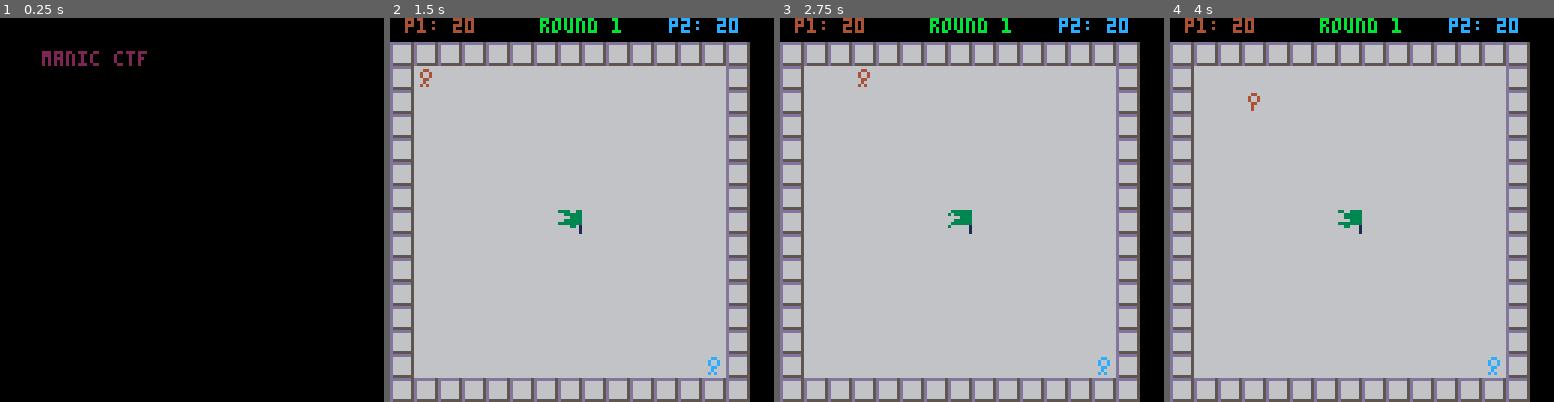
Above: before the commit, frames 1-4 (left to right).
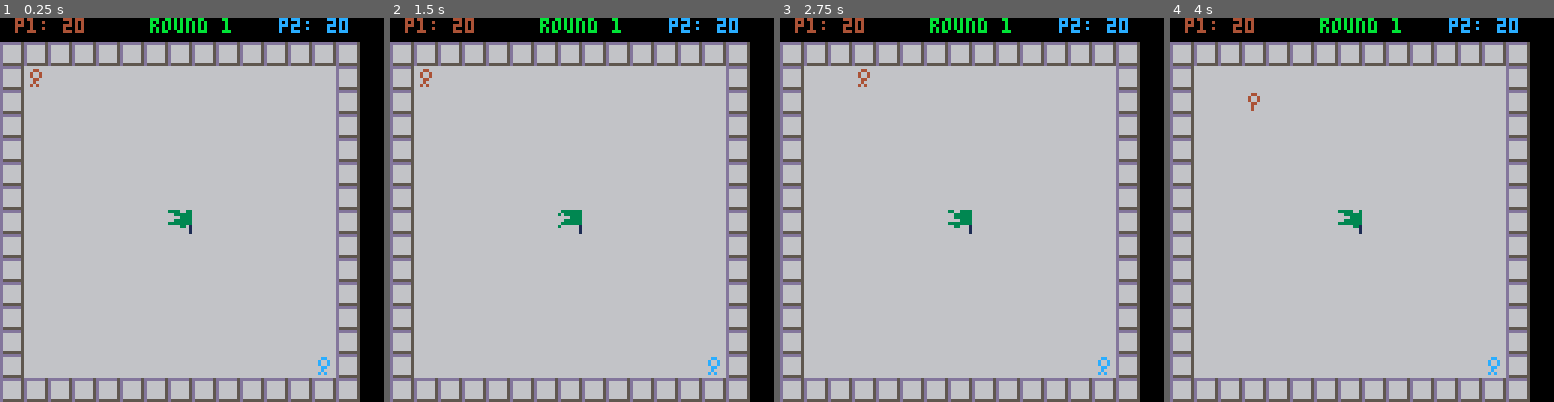
Above: after the commit, the same moments.

Repository: King-Swood/pico-8-fun
Game: PICO-8 cartridge ctf_1.p8
Two runs of this game, one before a commit and one after it. Both use one fixed random seed, a clock stepped at 60 frames per second and the inputs below.
Inputs:
- Up to frame 1 (0.25 s): no input
- Up to frame 2 (1.5 s): tap X (X key) at 0.33, 1.07 s; tap O (Z key) at 0.7 s
- Up to frame 3 (2.75 s): hold Right 1.6-2.1 s; tap O (Z key) at 1.7, 2.1, 2.5 s; tap X (X key) at 1.85 s; hold Up 2.15-2.42 s; hold Right from 2.47 s (still down)
- Up to frame 4 (4 s): tap O (Z key) at 2.9, 3.3, 3.7 s; tap X (X key) at 2.97 s; release Right at 3.03 s; hold Left 3.08-3.58 s; hold Down 3.63-3.97 s

The runs differ from the first frame. In frame 1, 89% of the frame differs, in the area x 0-94%, y 0-100%; in frame 2, less than 0.1%; in frame 3, less than 0.1%; in frame 4, less than 0.1%.

Commit message:
Added "knocking player over" physics
Also tidied up OOP syntax so we now use the : syntactic sugar wherever possible

Diff:
--- a/ctf_1.p8
+++ b/ctf_1.p8
@@ -1,5 +1,5 @@
 pico-8 cartridge // http://www.pico-8.com
-version 16
+version 29
 __lua__
 
 -- todo: add a final winners screen which displays who won, and the state of their win calculated from the difference in times across the rounds.
@@ -16,9 +16,6 @@
 -- todo: rename/name as "manic ctf"
 -- todo: consider pushing into the "incomplete" part of the forum.
 -- todo: add animations to the flag
--- todo: add ability to knock over the opposing player.
---			if neither player has the flag then they both fall over.
---			if one player has the flag then that player falls over and drops it.
 -- todo: add a "starting in 3...2...1" message at the beginning of each round.
 --			the players should only become visible after this, and they should appear in a little cloud so their colour is temporarily masked.
 -- todo: randomise the corner that each player starts in, so they don't just start marching straight toward the flag.
@@ -36,6 +33,8 @@
 --			so instead of moving in any direction, the random variable should hold either: any, up, down, left, or right.
 --			then when we generate the random movement, if the player is randomly moving up, then y definitely decreases by 1, but x could be either -1, +1, or 0.
 
+-- todo: atm the flag starts the new round wherever it was when the previous round finished. Decide whether we want this, or it should reset to middle.
+
 function _init()
 end
 
@@ -58,9 +57,9 @@
 
 game_state =
 {
-	curstate="initial",
+	-- curstate="initial",
 	-- curstate="menu",
-	-- curstate="game",
+	curstate="game",
 	changed=true,
 
 	states=
@@ -116,7 +115,7 @@
 		repeat
 			if self.changed then
 				self.changed=false
-				self.init(self)
+				self:init()
 			end
 			self.states[self.curstate].update(self)
 		until self.changed ~= true
@@ -341,7 +340,7 @@
 				"p1 rotated controller"
 			},
 			onchanged=function(self, button)
-				if self.getcurrentvalueindex(self) == 2 then menu.p1rotated = true else menu.p1rotated = false end
+				if self:getcurrentvalueindex() == 2 then menu.p1rotated = true else menu.p1rotated = false end
 			end
 		},
 		{
@@ -353,8 +352,8 @@
 				"p2 ai"
 			},
 			onchanged=function(self, button)
-				if self.getcurrentvalueindex(self) == 2 then menu.p1rotated = true else menu.p1rotated = false end
-				if self.getcurrentvalueindex(self) == 3 then menu.p2ai = true else menu.p2ai = false end
+				if self:getcurrentvalueindex() == 2 then menu.p1rotated = true else menu.p1rotated = false end
+				if self:getcurrentvalueindex() == 3 then menu.p2ai = true else menu.p2ai = false end
 				debug(menu.p2ai)
 			end
 		},
@@ -370,19 +369,19 @@
 
 	update=function(self)
 		if (btnp(3,0)) then
-			self.changecurrentitem(self,1)
+			self:changecurrentitem(1)
 		elseif (btnp(2,0)) then
-			self.changecurrentitem(self,-1)
+			self:changecurrentitem(-1)
 		elseif (btnp(0,0)) then
-			self.changecurrentvalue(self,-1)
+			self:changecurrentvalue(-1)
 			self.items[self.currentitem].onchanged(self,0)
 		elseif (btnp(1,0)) then
-			self.changecurrentvalue(self,1)
-			self.getcurrentitem(self).onchanged(self,1)
+			self:changecurrentvalue(1)
+			self:getcurrentitem().onchanged(self,1)
 		elseif btnp(4,0)then
-			self.getcurrentitem(self).onchanged(self,4)
+			self:getcurrentitem().onchanged(self,4)
 		elseif btnp(5,0) then
-			self.getcurrentitem(self).onchanged(self,5)
+			self:getcurrentitem().onchanged(self,5)
 		end
 	end,
 
@@ -580,6 +579,7 @@
 	o.reacttime = 0
 	o.reactmin = 10
 	o.rotate = rotate or false
+	o.falltimer = 0
 
 	if (o.player==2) then
 		o.colour=12
@@ -598,10 +598,21 @@
 	o.roundreset(o)
 
 	self.update=function(self)
+
+		if self.curanim == "fallen" then
+			self.falltimer += 1
+			if self.falltimer >= 60 then
+				self:set_anim("initial")
+			else
+				actor_base.update(self)
+				return
+			end
+		end
+
 		if self.ai then
-			self.updateai(self)
+			self:updateai()
 		else
-			self.updatehuman(self)
+			self:updatehuman()
 		end
 		actor_base.update(self)
 
@@ -622,16 +633,16 @@
 		local down = (self.rotate == false) and 3 or 1
 
 		if (btnp(left,self.player-1)) then
-			self.newposition(self,self.xcell-1,self.ycell)
+			self:newposition(self.xcell-1,self.ycell)
 		end
 		if (btnp(right,self.player-1)) then
-			self.newposition(self,self.xcell+1,self.ycell)
+			self:newposition(self.xcell+1,self.ycell)
 		end
 		if (btnp(up,self.player-1)) then
-			self.newposition(self,self.xcell,self.ycell-1)
+			self:newposition(self.xcell,self.ycell-1)
 		end
 		if (btnp(down,self.player-1)) then
-			self.newposition(self,self.xcell,self.ycell+1)
+			self:newposition(self.xcell,self.ycell+1)
 		end
 	end
 
@@ -685,7 +696,7 @@
 				else
 					y = -1
 				end
-				self.newposition(self,self.xcell+x,self.ycell+y)
+				self:newposition(self.xcell+x,self.ycell+y)
 			else
 				-- if the current player doesn't have the flag they should move randomly.
 				randommove = true
@@ -705,18 +716,18 @@
 				if abs(target.xcell-self.xcell) > abs(target.ycell-self.ycell) then
 					-- move in x direction
 					if target.xcell > self.xcell then
-						self.newposition(self,self.xcell+towards,self.ycell)
+						self:newposition(self.xcell+towards,self.ycell)
 					elseif target.xcell < self.xcell then
-						self.newposition(self,self.xcell-towards,self.ycell)
+						self:newposition(self.xcell-towards,self.ycell)
 					else
 						randommove = true
 					end
 				elseif abs(target.xcell-self.xcell) < abs(target.ycell-self.ycell) then
 					-- move in y direction
 					if target.ycell > self.ycell then
-						self.newposition(self,self.xcell,self.ycell+towards)
+						self:newposition(self.xcell,self.ycell+towards)
 					elseif target.ycell < self.ycell then
-						self.newposition(self,self.xcell,self.ycell-towards)
+						self:newposition(self.xcell,self.ycell-towards)
 					else
 						randommove = true
 					end
@@ -742,30 +751,36 @@
 			elseif self.ycell > target.ycell then
 				diry = -1
 			end
-
-			local x = dirx
-			if x == 0 then
-				x = flr(rnd(3))-1
-			end
-
-			local y = diry
-			if y == 0 then
-				y = flr(rnd(3))-1
-			end
-
-			if y ~= 0 and x ~= 0 then
-				if (rnd(2)) == 1 then
-					y = 0
-				else
-					x = 0
-				end
-			end
-
-			-- debug("p "..tostr(self.player).." random move")
-			-- local x = flr(rnd(3))-1
-			-- local y = flr(rnd(3))-1
-			self.newposition(self,self.xcell+x,self.ycell+y)
-		end
+			self:moverandom(dirx, diry)
+		end
+	end
+
+	self.moverandom=function(self, dirx, diry)
+		dirx = dirx or 0
+		diry = diry or 0
+
+		local x = dirx
+		if x == 0 then
+			x = flr(rnd(3))-1
+		end
+
+		local y = diry
+		if y == 0 then
+			y = flr(rnd(3))-1
+		end
+
+		if y ~= 0 and x ~= 0 then
+			if (rnd(2)) == 1 then
+				y = 0
+			else
+				x = 0
+			end
+		end
+
+		-- debug("p "..tostr(self.player).." random move")
+		-- local x = flr(rnd(3))-1
+		-- local y = flr(rnd(3))-1
+		self:newposition(self.xcell+x,self.ycell+y)
 	end
 
 	self.draw=function(self)
@@ -791,7 +806,7 @@
 			if (self.xcelllast ~= self.xcell) or (self.ycelllast ~= self.ycell) then
 				if self.curanim == "initial" then
 					self:set_anim("walk")
-				else
+				elseif self.curanim == "walk" then
 					self:set_anim("initial")
 				end
 
@@ -799,10 +814,21 @@
 					function(p)
 						if (p != self) then
 							if (sametile(self, p)) then
-								if p.flag then
+								p:fallrandom()
+
+								if self.flag then
+									self.flag = false
+									game.flag.xcell = self.xcell
+									game.flag.ycell = self.ycell
+									game.flag.visible = true
+									self:fallrandom()
+									debug("player "..tostr(self.player).." dropped the flag")
+								elseif p.flag then
 									p.flag = false
 									self.flag = true
 									debug("player "..tostr(self.player).." stole the flag")
+								else
+									self:fallrandom()
 								end
 							end
 						end
@@ -814,11 +840,6 @@
 			self.ycelllast = self.ycell
 		end
 
-
-		-- todo: if both players land on the same tile at the same time then they bounce a single tile in opposite directions.
-		-- todo: if one player was already on the tile, that player gets bumped out of the way and loses the flag if they had it.
-		-- todo: after checking this, check to see if either have landed on the flag
-
 		if (game.flag.visible) then
 			if (sametile(self, game.flag)) then
 				game.flag.visible = false
@@ -827,6 +848,14 @@
 		end
 	end
 
+	self.fallrandom=function(self)
+		if self.curanim ~= "fallen" then
+			self:set_anim("fallen")
+			self.falltimer = 0
+			self:moverandom()
+		end
+	end
+
 	o.anims=
 	{
 		["initial"]=
@@ -838,6 +867,11 @@
 		{
 			ticks=0,--how long is each frame shown.
 			frames={2},--what frames are shown.
+		},
+		["fallen"]=
+		{
+			ticks=0,--how long is each frame shown.
+			frames={4},--what frames are shown.
 		},
 	}
 
@@ -858,7 +892,7 @@
 		self.visible = true
 	end
 
-	self.roundreset(self)
+	self:roundreset()
 
 	self.update=function(self)
 		actor_base.update(self)
@@ -878,12 +912,12 @@
 
 __gfx__
 00000000000000000000000000000000000000000000000000000000000000000000000000000000000000000000000000000000000000000000000000000000
-00000000000440000004400033300000000000000000000000000000000000000000000000000000000000000000000000000000000000000000000000000000
-00700700004004000040040003300000000000000000000000000000000000000000000000000000000000000000000000000000000000000000000000000000
-00077000004004000040040033300000000000000000000000000000000000000000000000000000000000000000000000000000000000000000000000000000
-00077000000440000004400000100000000000000000000000000000000000000000000000000000000000000000000000000000000000000000000000000000
-00700700000400000004000000000000000000000000000000000000000000000000000000000000000000000000000000000000000000000000000000000000
-00000000004040000004000000000000000000000000000000000000000000000000000000000000000000000000000000000000000000000000000000000000
+00000000000440000004400033300000000440000000000000000000000000000000000000000000000000000000000000000000000000000000000000000000
+00700700004004000040040003300000004004000000000000000000000000000000000000000000000000000000000000000000000000000000000000000000
+00077000004004000040040033300000004004000000000000000000000000000000000000000000000000000000000000000000000000000000000000000000
+00077000000440000004400000100000000440000000000000000000000000000000000000000000000000000000000000000000000000000000000000000000
+00700700000400000004000000000000000400000000000000000000000000000000000000000000000000000000000000000000000000000000000000000000
+00000000004040000004000000000000004440000000000000000000000000000000000000000000000000000000000000000000000000000000000000000000
 00000000000000000000000000000000000000000000000000000000000000000000000000000000000000000000000000000000000000000000000000000000
 33333333333330033333003333300333330033333003333300333333033333330000000000000000000000000000000000000000000000000000000000000000
 00333333003333330033333300333333003333330333333333333333303333330000000000000000000000000000000000000000000000000000000000000000
